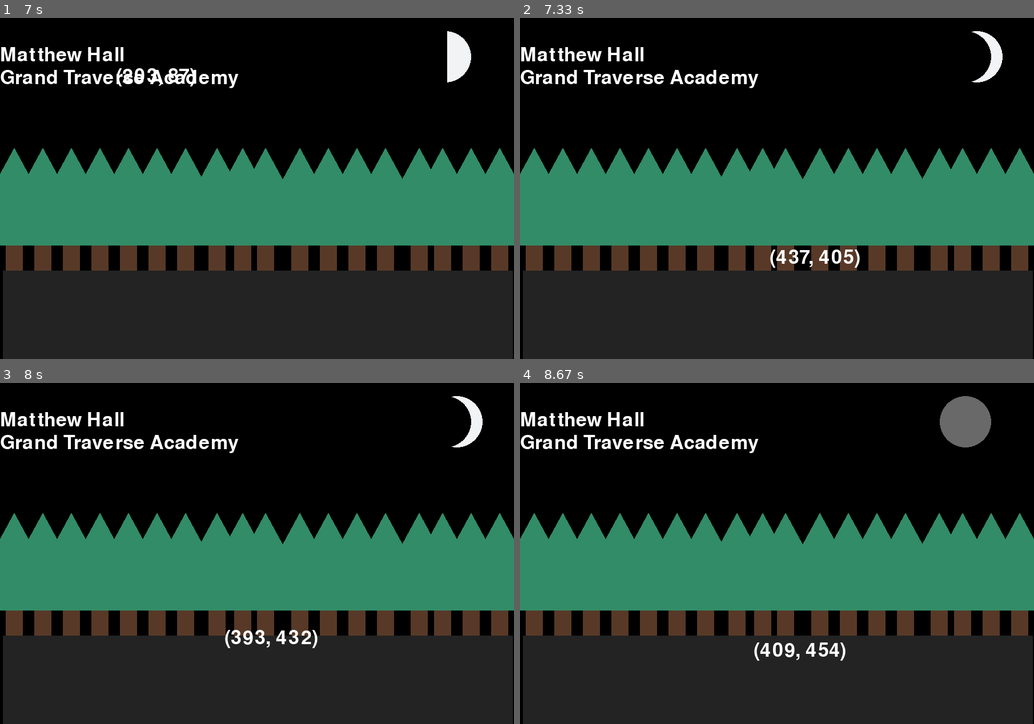
Above: before the commit, frames 1-4 (two rows, left to right).
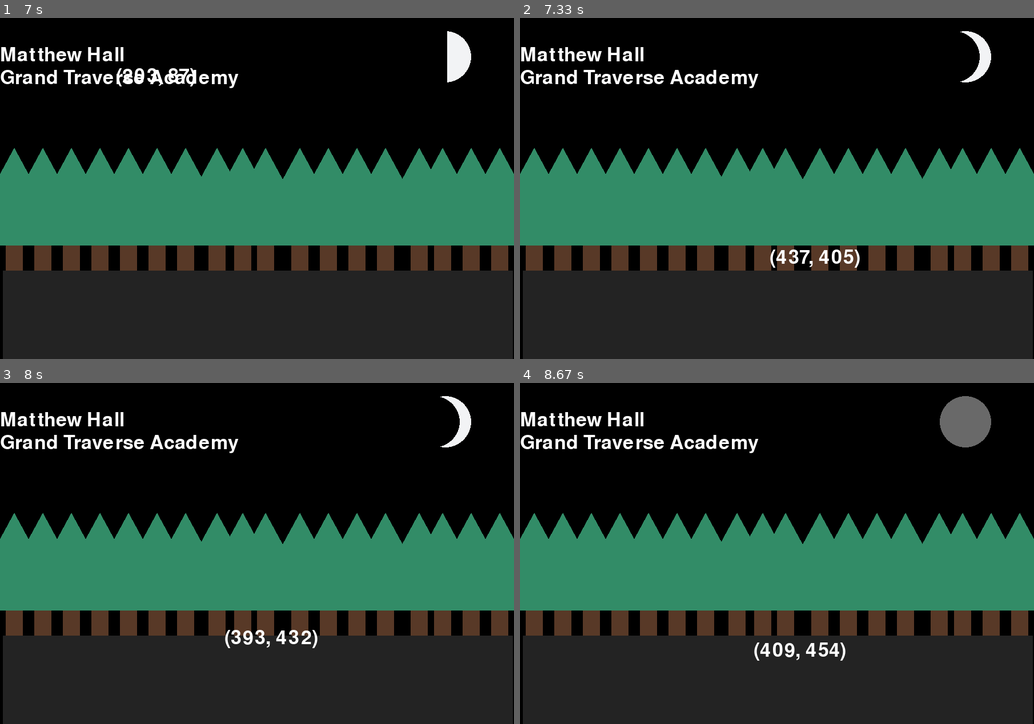
Above: after the commit, the same moments.

Repository: hallma886/pygame-background-scene
Game: pygame game, started from main.py
Two runs of this game, one before a commit and one after it. Both use one fixed random seed, a clock stepped at 60 frames per second and the inputs below.
Inputs (mouse positions are in pixels of both pictures, inside the frame that each line leads up to):
- Up to frame 1 (7 s): click (257, 188) at 0.38 s; click (308, 263) at 0.72 s; click (447, 307) at 1.05 s; click (133, 120) at 1.38 s; click (257, 229) at 1.72 s; click (185, 116) at 2.05 s; click (436, 277) at 2.38 s; click (87, 222) at 2.72 s; click (107, 120) at 3.05 s; click (133, 246) at 3.38 s; click (442, 266) at 3.72 s; click (102, 314) at 4.05 s; click (97, 208) at 4.38 s; click (287, 283) at 4.72 s; click (349, 301) at 5.05 s; click (77, 307) at 5.38 s; click (128, 246) at 5.72 s; click (421, 110) at 6.05 s; click (282, 93) at 6.38 s; click (118, 65) at 6.72 s
- Up to frame 2 (7.33 s): click (771, 246) at 7.05 s
- Up to frame 3 (8 s): click (349, 604) at 7.38 s; click (226, 628) at 7.72 s
- Up to frame 4 (8.67 s): click (612, 587) at 8.05 s; click (751, 642) at 8.38 s

Frame 1 is identical in both runs. In frame 2, 0.7% of the frame differs, in the area x 85-94%, y 3-19%; in frame 3, 0.7%; in frame 4, nothing differs.

Commit message:
Update main.py

Diff:
--- a/main.py
+++ b/main.py
@@ -34,8 +34,8 @@
         pygame.draw.polygon(screen, config.FOREST_GREEN, [[140 + x_offset, 350 + y_offset], [75 + x_offset, 230 + y_offset], [10 + x_offset, 350 + y_offset]])
 
     def draw_cresent_right():
-        pygame.draw.circle(screen, config.MOON_COLOR, (800, 70), 45, 0)
-        pygame.draw.circle(screen, config.BLACK, (780, 70), 45, 0)
+        pygame.draw.circle(screen, config.MOON_COLOR, (780, 70), 45, 0)
+        pygame.draw.circle(screen, config.BLACK, (760, 70), 45, 0)
 
     def draw_cresent_left():
         pygame.draw.circle(screen, config.MOON_COLOR, (780, 70), 45, 0)
